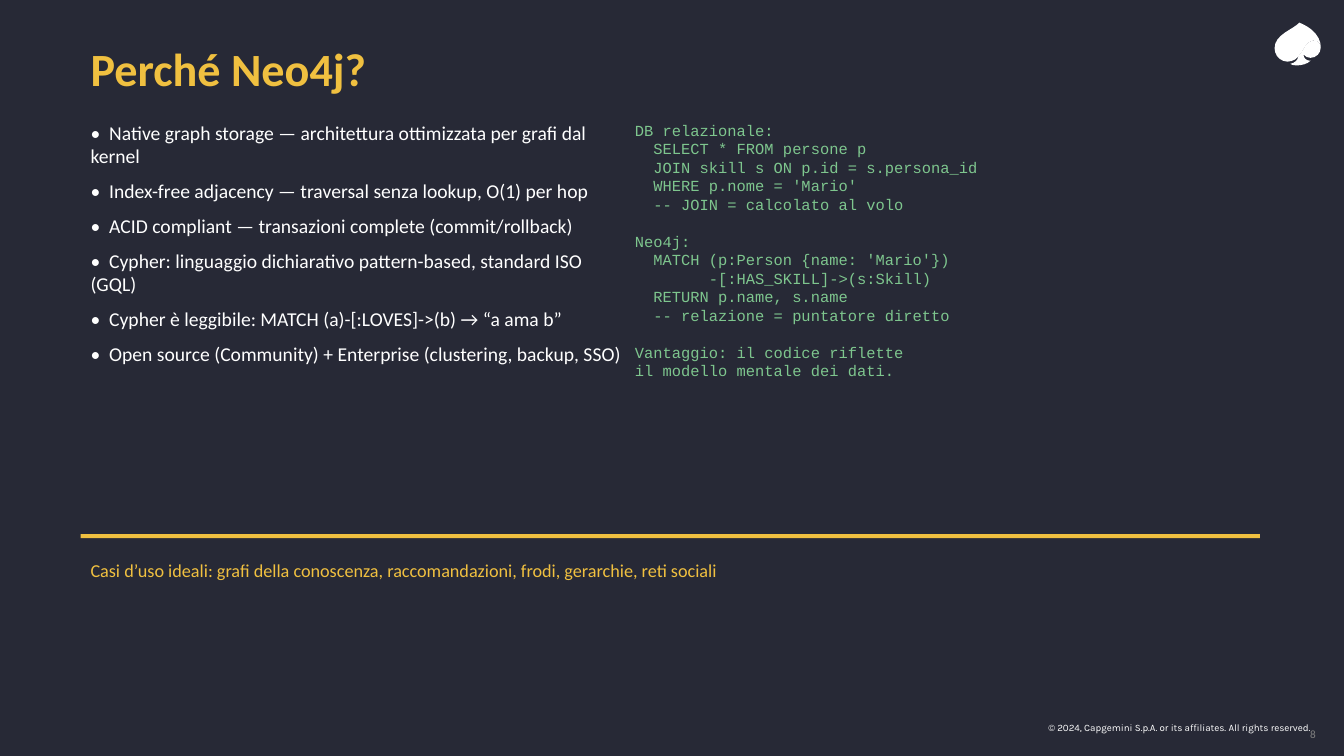
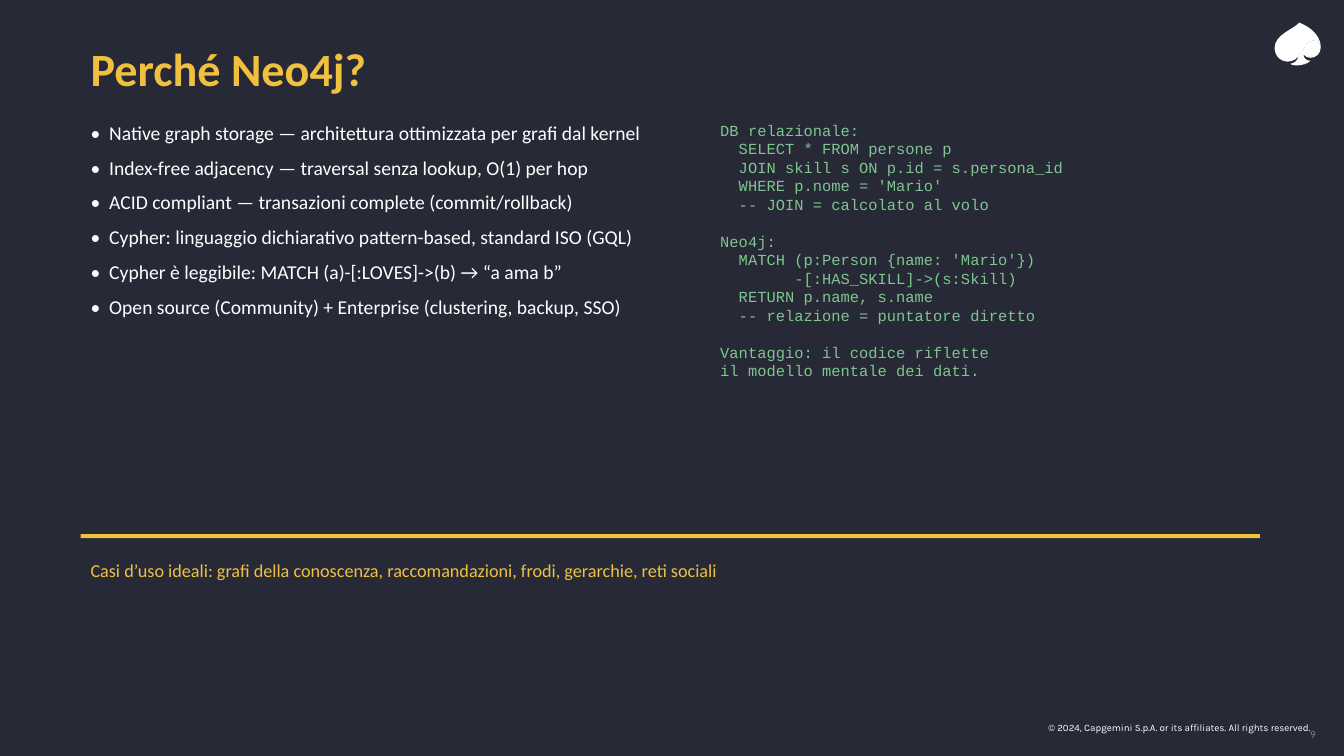
Before and after one commit to leobcc/neo4j-training-course-material, a slide deck: slide 9 of slides/session-01/session-01.pptx (slide 8 before the commit). Drawn at 1344x756 pixels with LibreOffice and Linux fonts; fonts in the diff are those of the drawing. Boxes give left, top, right and bottom in pixels: in the first picture for what was removed or moved away, otherwise in the second. Text is boxed around its words. In the diff, an @@ line names an element or a change of style, - is before the commit and + after.

```diff
--- a/slides/session-01/session-01.pptx
+++ b/slides/session-01/session-01.pptx
@@ text "• Native graph storage — ..." rewrapped from (x1=91, y1=126, x2=620, y2=365) to (x1=109, y1=126, x2=639, y2=318) @@
@@ text "DB relazionale: SELECT * FROM ..." moved from (x1=635, y1=125, x2=977, y2=376) to (x1=720, y1=125, x2=1063, y2=376) @@
```
Also in this commit, not shown: 3 other slides changed, 1 slide added.
